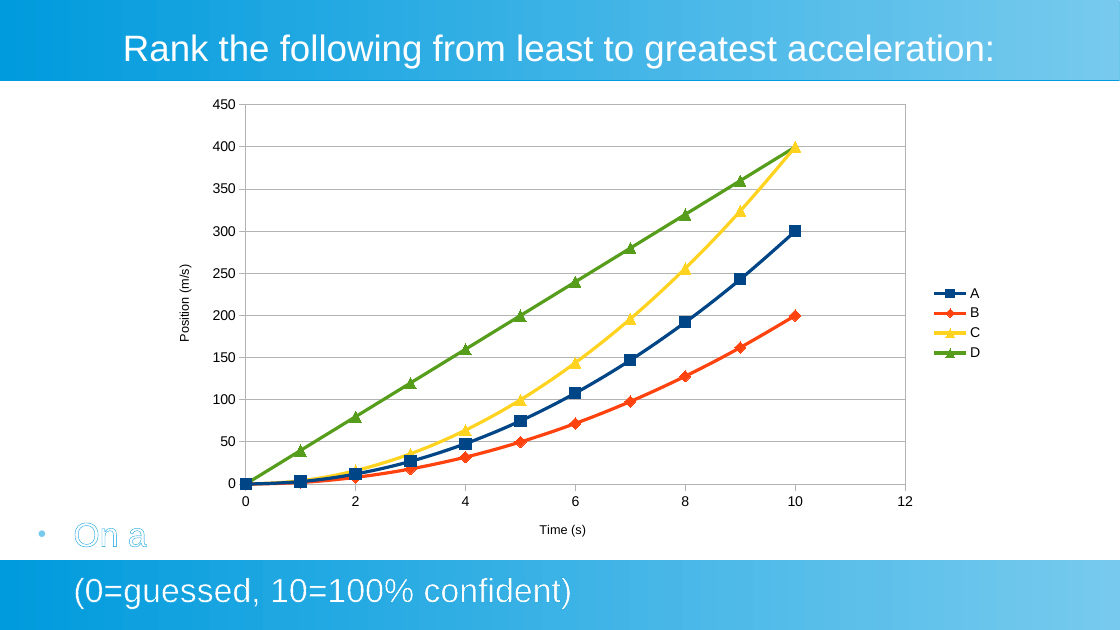
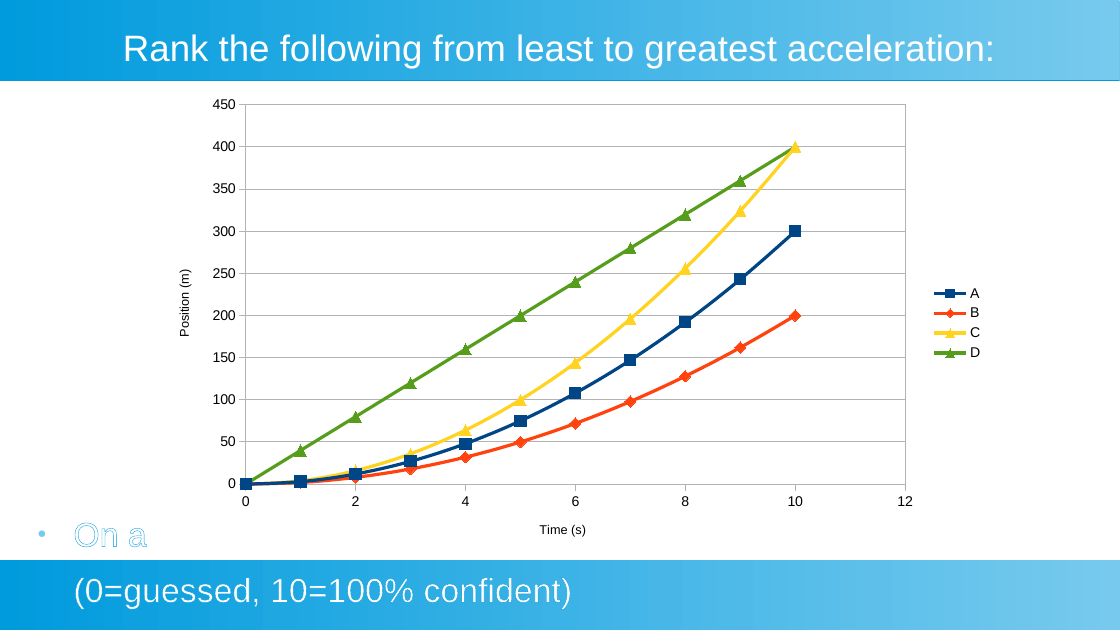
Before and after one commit to kb5vei/SCivault, a slide deck: slide 2 of Physics/Advanced Physics/Year 1/Unit 02 - Kinematics in 1 Dimension/Veloctiy time graphs ranking.odp. Drawn at 1120x630 pixels with LibreOffice and Linux fonts; fonts in the diff are those of the drawing. Boxes give left, top, right and bottom in pixels: in the first picture for what was removed or moved away, otherwise in the second. Text is boxed around its words. In the diff, an @@ line names an element or a change of style, - is before the commit and + after.

```diff
--- a/Physics/Advanced Physics/Year 1/Unit 02 - Kinematics in 1 Dimension/Veloctiy time graphs ranking.odp
+++ b/Physics/Advanced Physics/Year 1/Unit 02 - Kinematics in 1 Dimension/Veloctiy time graphs ranking.odp
@@ scatter smooth chart at [155,87,994,559] @@
@@ value axis title "Position (m/s)" to "Position (m)" @@
```
Also in this commit, not shown: 1 other slide changed, 38 other files.
